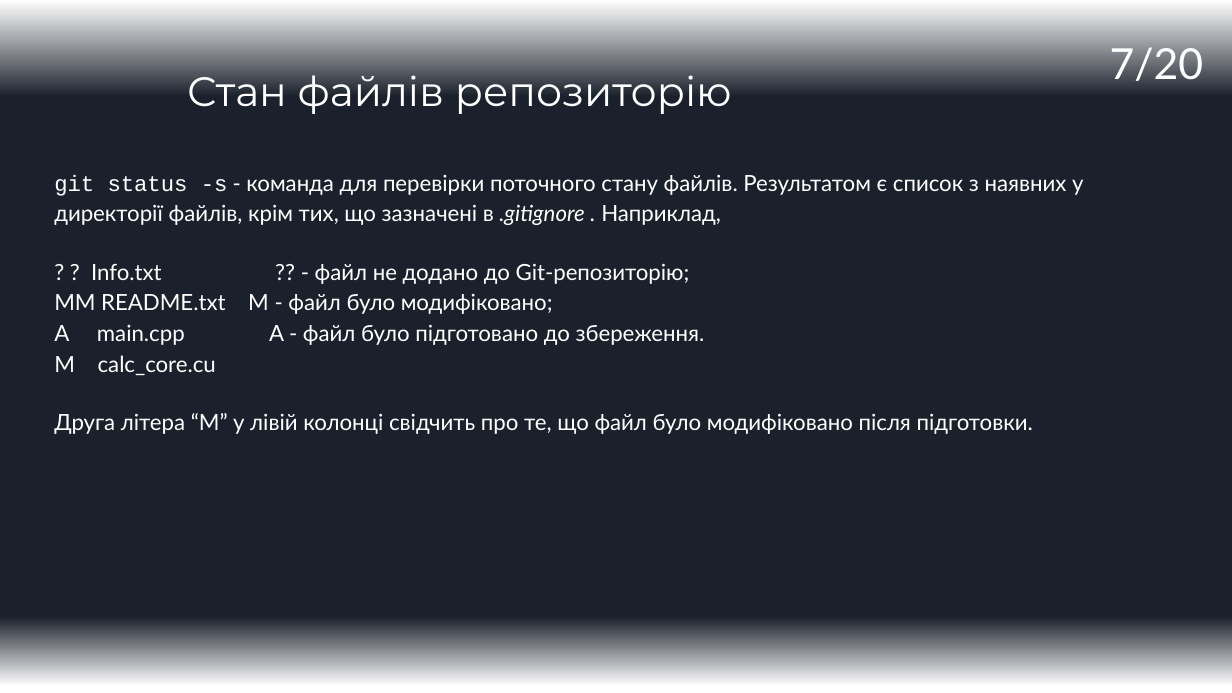
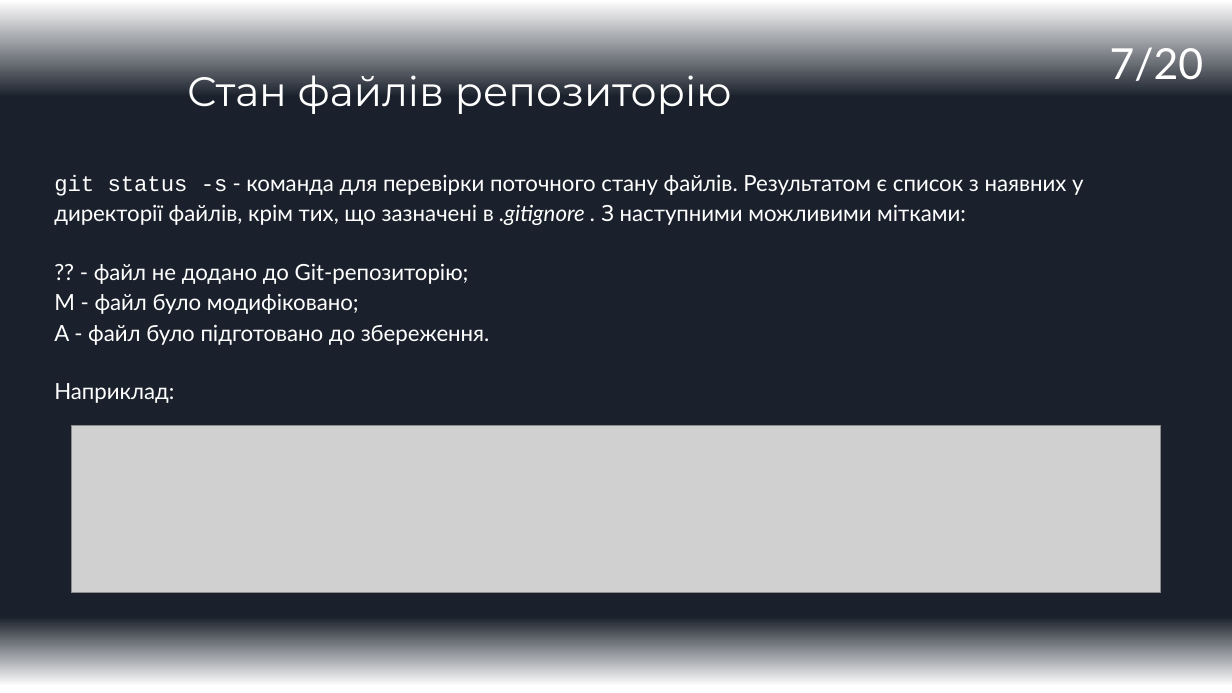
Before and after one commit to ValueOverStatic/IT-carrer-Seminars, a slide deck: slide 7 of Seminar1_Github_v02.pptx. Drawn at 1232x693 pixels with LibreOffice and Linux fonts; fonts in the diff are those of the drawing; grey boxes stand for pictures. Boxes give left, top, right and bottom in pixels: in the first picture for what was removed or moved away, otherwise in the second. Text is boxed around its words. In the diff, an @@ line names an element or a change of style, - is before the commit and + after.

```diff
--- a/Seminar1_Github_v02.pptx
+++ b/Seminar1_Github_v02.pptx
@@ text at (x1=54, y1=175, x2=1083, y2=403): text changed @@
-git status -s - команда для перевірки поточного стану файлів. Результатом є список з наявних у директорії файлів, крім тих, що зазначені в .gitignore . Наприклад,
-? ? Info.txt ?? - файл не додано до Git-репозиторію;
-MM README.txt М - файл було модифіковано;
-A main.cpp A - файл було підготовано до збереження.
-M calc_core.cu
-Друга літера “М” у лівій колонці свідчить про те, що файл було модифіковано після підготовки.
+git status -s - команда для перевірки поточного стану файлів. Результатом є список з наявних у директорії файлів, крім тих, що зазначені в .gitignore . З наступними можливими мітками:
+?? - файл не додано до Git-репозиторію;
+М - файл було модифіковано;
+A - файл було підготовано до збереження.
+Наприклад:
@@ picture added at (x1=71, y1=426, x2=1161, y2=594) @@
```
Also in this commit, not shown: 6 other slides changed.
